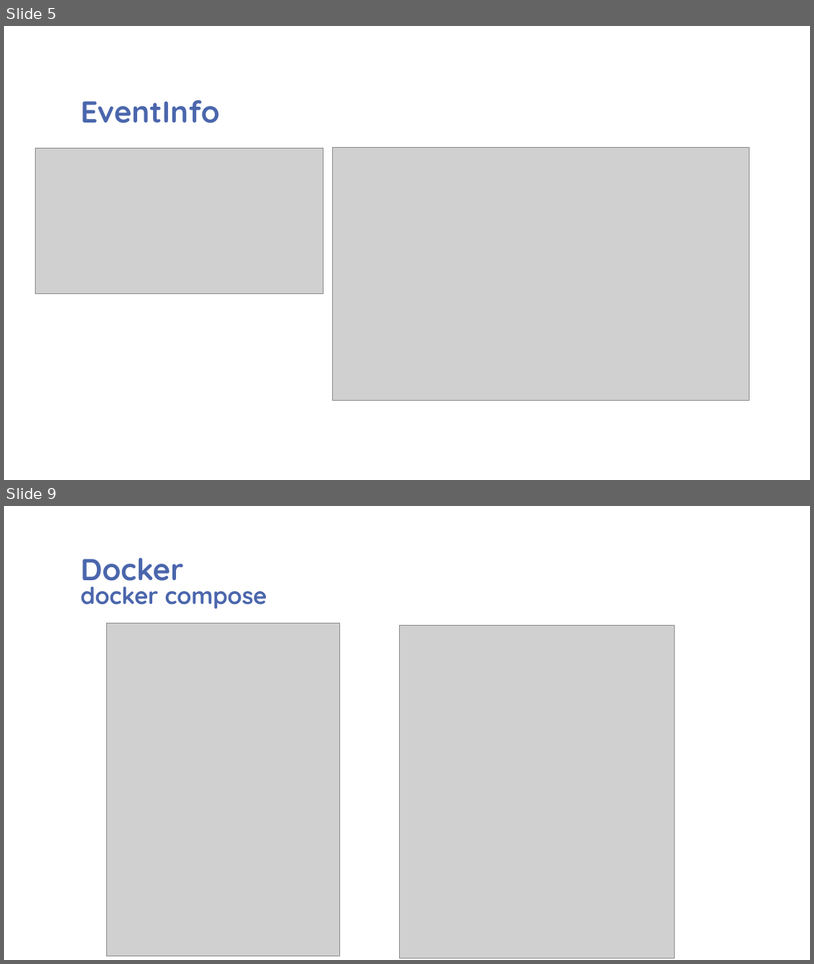
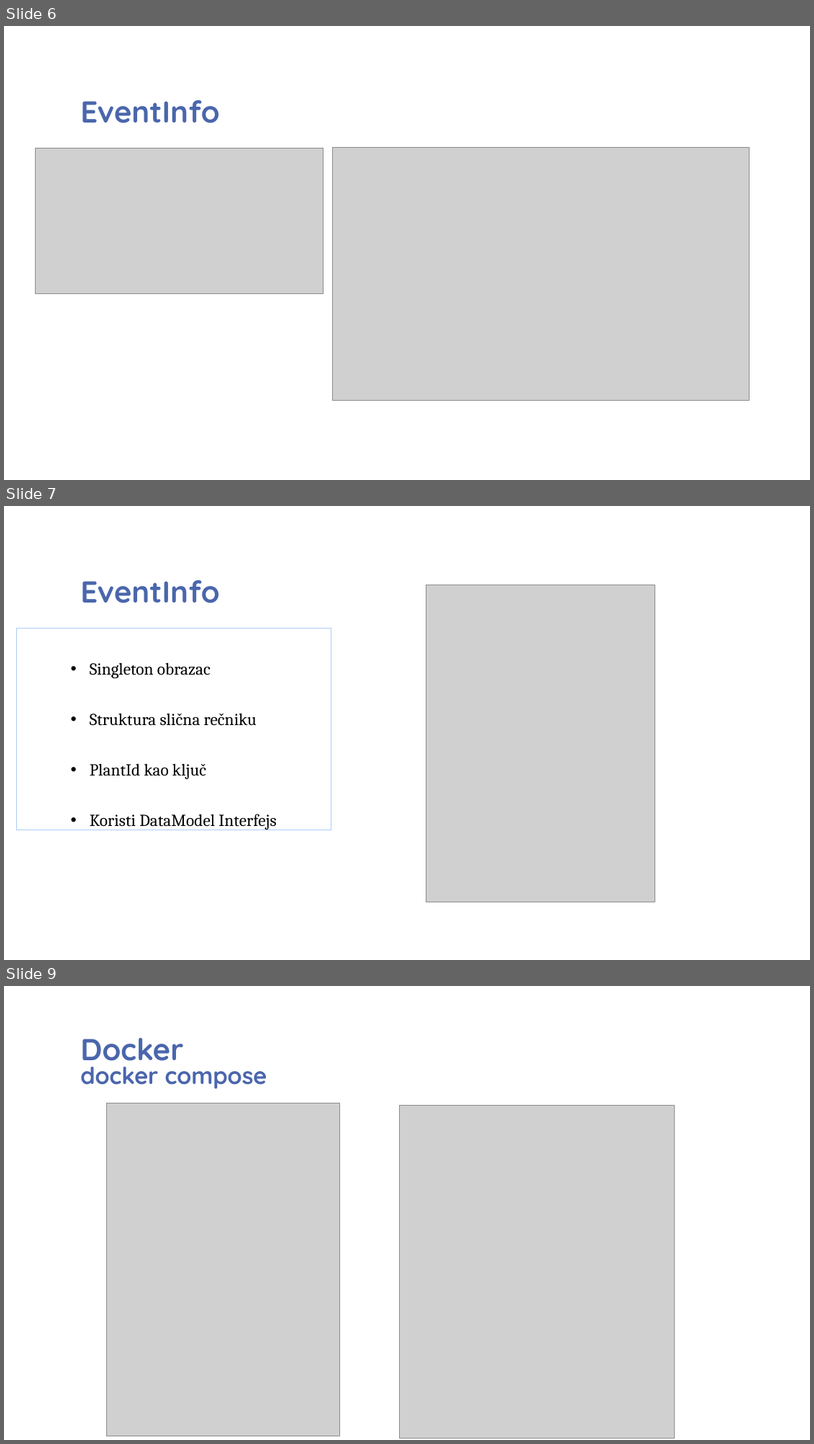
Before and after one commit to deutschah/IOT2, a slide deck: Internet stvari i servisa2.pptx. Shown one above the other, each under a label of ours: slides 5 and 9 before the commit, slides 6, 7 and 9 after it; the slides between them are not shown. The pictures are 814x964 and 814x1444 pixels, drawn with LibreOffice and Linux fonts; fonts in the diff are those of the drawing; grey boxes stand for pictures; background and template pictures are left out. Boxes give left, top, right and bottom in pixels: in the first picture for what was removed or moved away, otherwise in the second. Text is boxed around its words. In the diff, an @@ line names an element or a change of style, - is before the commit and + after.

```diff
--- a/Internet stvari i servisa2.pptx
+++ b/Internet stvari i servisa2.pptx
@@ slide 7 added at box(4, 506, 810, 960), background picture (left out) @@
@@ title added at box(80, 580, 219, 603), 36 pt, text #4A66AC, bold @@
+EventInfo
@@ picture added at box(426, 585, 656, 902) @@
@@ rectangle added at box(17, 628, 332, 830), outline #ACCBF9 0.75 pt, 20 pt, text #000000 @@
+• Singleton obrazac
+• Struktura slična rečniku
+• PlantId kao ključ
+• Koristi DataModel Interfejs
@@ what was slide 5 is now slide 6 @@
```
Also in this commit, not shown: 3 slides changed, 1 slide removed, 2 other files.
